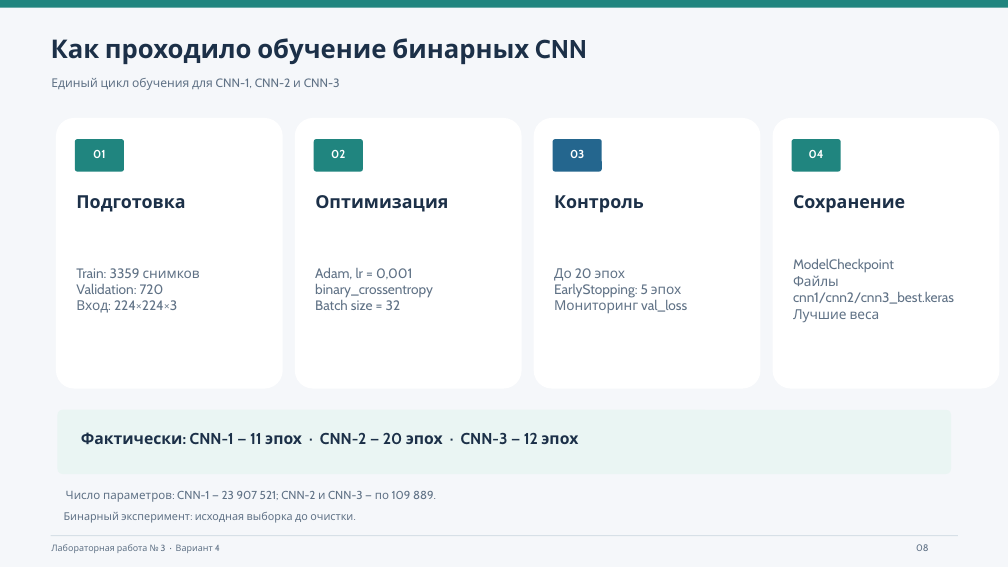
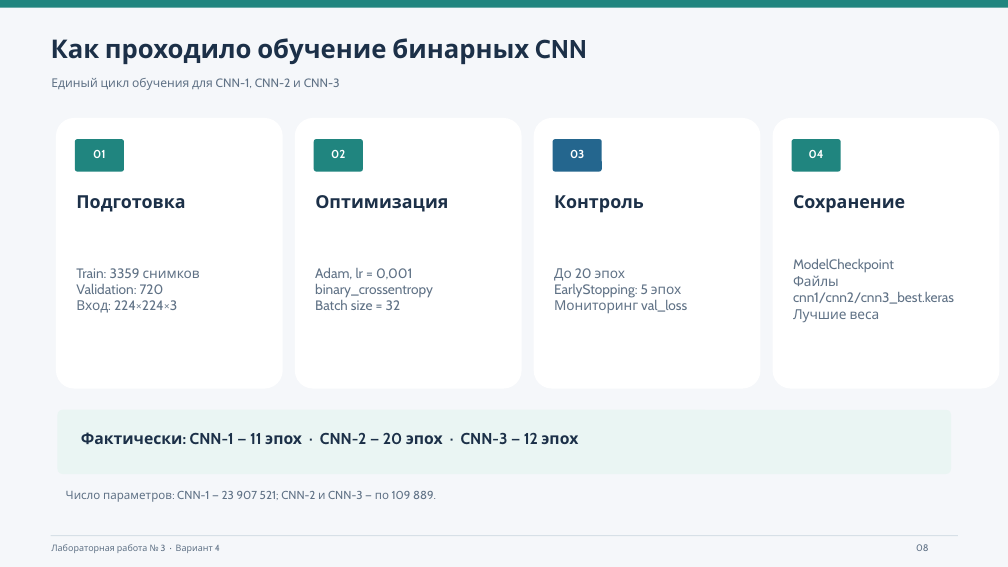
Before and after one commit to Travkova/NN_Labs, a slide deck: slide 8 of лаб3/Лабораторная 3 вариант 4.pptx. Drawn at 1008x567 pixels with LibreOffice and Linux fonts; fonts in the diff are those of the drawing. Boxes give left, top, right and bottom in pixels: in the first picture for what was removed or moved away, otherwise in the second. Text is boxed around its words. In the diff, an @@ line names an element or a change of style, - is before the commit and + after.

Commit message:
правки в презе

```diff
--- a/лаб3/Лабораторная 3 вариант 4.pptx
+++ b/лаб3/Лабораторная 3 вариант 4.pptx
@@ text removed at (64,512,353,523) @@
-Бинарный эксперимент: исходная выборка до очистки.
```
